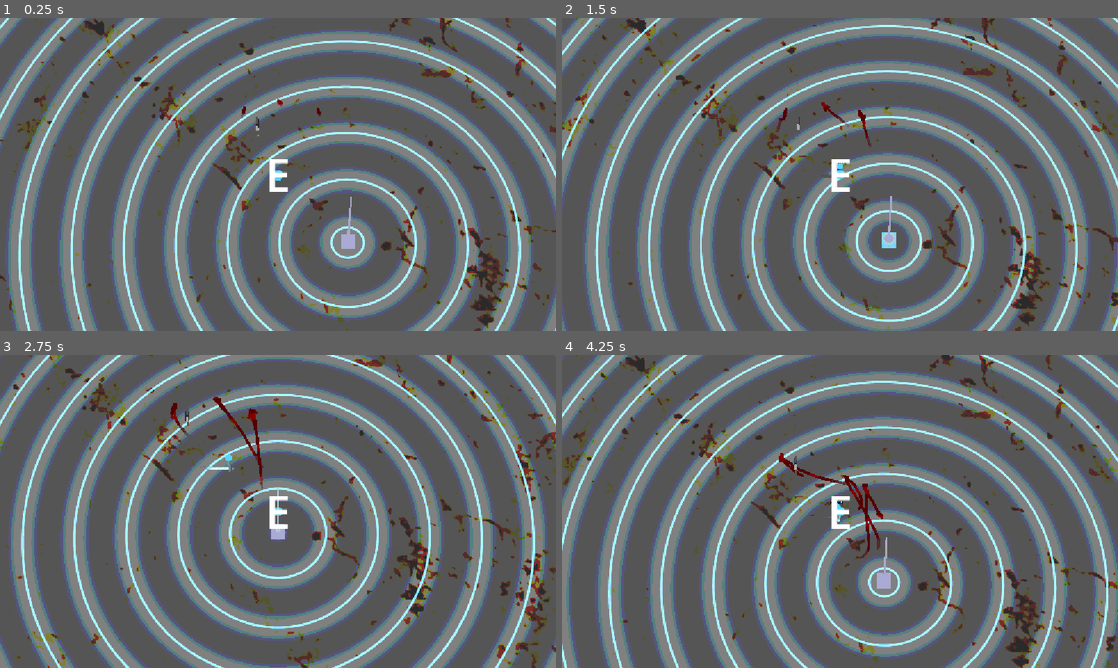
Above: before the commit, frames 1-4 (two rows, left to right).
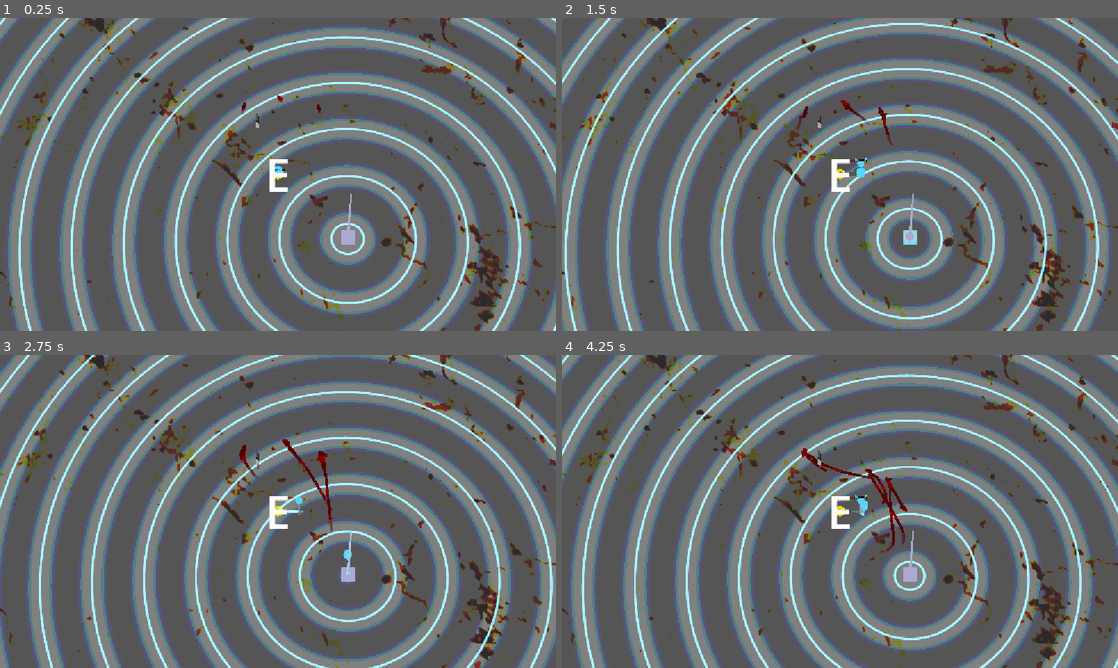
Above: after the commit, the same moments.

Repository: benpm/ldjam59
Game: Godot game, scene res://level.tscn
The game is run twice, just before and just after one commit, with the same random seed, the same clock (stepped at 60 frames per second) and the same inputs. The engine's default icon, where the game draws it, is replaced by a stand-in: a white triangle on a blue panel in a dark square.
Inputs:
- Up to frame 1 (0.25 s): no input
- Up to frame 2 (1.5 s): hold D (move_right) 0.53-1.28 s; hold E (grab) 0.53-1.28 s; tap Space (jump) at 0.77 s; hold S (move_back) from 1.28 s (still down); tap E (grab) at 1.35 s
- Up to frame 3 (2.75 s): tap Space (jump) at 1.52 s; release S (move_back) at 2.03 s; hold D (move_right) from 2.03 s (still down); hold E (grab) from 2.03 s (still down)
- Up to frame 4 (4.25 s): release D (move_right) at 2.78 s; release E (grab) at 2.78 s; hold W (move_forward) 2.78-3.53 s; tap E (grab) at 2.85 s; tap Space (jump) at 3.02, 3.77 s; hold A (move_left) from 3.53 s (still down); hold E (grab) from 3.53 s (still down)

The runs differ from the first frame. In frame 1, 37% of the frame differs, in the area x 0-100%, y 0-100%; in frame 2, 79%; in frame 3, 78%; in frame 4, 84%.
Error after the commit: Invalid assignment of property or key 'camera_right' with value of type 'Vector3' on a base object of type 'CharacterBody3D (Player)'. (res://level.gd:76)

Commit message:
Replace smooth orbit camera with discrete paging camera system
Camera stays fixed until player approaches the frustum edge, then snaps to
a new page with a cubic ease-in-out tween. Page size is computed from FOV
and camera distance. Also fixes missing camera_right/camera_forward assignment
to player.

Co-Authored-By: Claude Sonnet 4.6 <noreply@anthropic.com>

Diff:
--- a/level.gd
+++ b/level.gd
@@ -1,65 +1,80 @@
 extends Node3D
 
-@export var orbit_radius: float = 1000.0
-@export var camera_smoothing: float = 6.0
+@export var transition_time: float = 0.45
+@export var edge_threshold: float = 0.38
 
 @onready var camera: Camera3D = %camera
 @onready var player: Player = %Player
 
 const EnemyCableScene := preload("res://enemy_cable.tscn")
 
-var orbit_center: Vector3
-var camera_height: float
-var _cam_angle: float = 0.0
+var _cam_focus: Vector3 = Vector3.ZERO
+var _cam_offset: Vector3
+var _page_size: Vector2
+var _look_target: Vector3
+var _tween: Tween
+var _focus_marker: MeshInstance3D
 
 func _ready() -> void:
 	player.died.connect(_on_player_died)
 	for child in $enemies_root.get_children():
 		if child is EnemyCable:
 			child.player = player
-	_compute_orbit()
-	_init_camera_angle()
+	_init_camera()
 	_build_visualization()
 
-func _compute_orbit() -> void:
-	camera_height = camera.global_position.y
-	var cam_flat := Vector2(camera.global_position.x, camera.global_position.z)
-	var player_flat := Vector2(player.global_position.x, player.global_position.z)
-	var to_player := player_flat - cam_flat
-	var dir := to_player.normalized() if to_player.length_squared() > 0.0 else Vector2(0.0, -1.0)
-	var oc := cam_flat + dir * orbit_radius
-	orbit_center = Vector3(oc.x, 0.0, oc.y)
+func _init_camera() -> void:
+	_cam_focus = Vector3(player.global_position.x, 0.0, player.global_position.z)
+	_cam_offset = camera.global_position - _cam_focus
+	_look_target = _cam_focus
 
-func _init_camera_angle() -> void:
-	var flat := Vector2(
-		player.global_position.x - orbit_center.x,
-		player.global_position.z - orbit_center.z
-	)
-	_cam_angle = flat.angle()
+	var dist := _cam_offset.length()
+	var half_fov := deg_to_rad(camera.fov * 0.5)
+	var half_extent := dist * tan(half_fov)
+	var vp := get_viewport().get_visible_rect().size
+	var aspect := vp.x / vp.y if vp.y > 0.0 else 1.778
+	_page_size = Vector2(half_extent * aspect * 2.0, half_extent * 2.0)
 
-func _process(delta: float) -> void:
-	var flat := Vector2(
-		player.global_position.x - orbit_center.x,
-		player.global_position.z - orbit_center.z
-	)
-	var target_angle := flat.angle()
-	_cam_angle = lerp_angle(_cam_angle, target_angle, delta * camera_smoothing)
+func _process(_delta: float) -> void:
+	camera.look_at(_look_target, Vector3.UP)
+	_update_player_dirs()
 
-	camera.global_position = Vector3(
-		orbit_center.x + cos(_cam_angle) * orbit_radius,
-		camera_height,
-		orbit_center.z + sin(_cam_angle) * orbit_radius
-	)
-	camera.look_at(player.global_position, Vector3.UP)
+	if _tween and _tween.is_running():
+		return
 
-	# Camera basis after look_at — flatten to horizontal plane
+	var dx := player.global_position.x - _cam_focus.x
+	var dz := player.global_position.z - _cam_focus.z
+	var page_dx := 0.0
+	var page_dz := 0.0
+	if abs(dx) > _page_size.x * 0.5 * (1.0 - edge_threshold):
+		page_dx = sign(dx) * _page_size.x
+	if abs(dz) > _page_size.y * 0.5 * (1.0 - edge_threshold):
+		page_dz = sign(dz) * _page_size.y
+
+	if page_dx != 0.0 or page_dz != 0.0:
+		_page(Vector3(page_dx, 0.0, page_dz))
+
+func _page(offset: Vector3) -> void:
+	var new_focus := _cam_focus + offset
+	_cam_focus = new_focus
+
+	if _tween:
+		_tween.kill()
+	_tween = create_tween()
+	_tween.set_ease(Tween.EASE_IN_OUT)
+	_tween.set_trans(Tween.TRANS_CUBIC)
+	_tween.tween_property(camera, "global_position", new_focus + _cam_offset, transition_time)
+	_tween.parallel().tween_property(self, "_look_target", new_focus, transition_time)
+
+func _update_player_dirs() -> void:
 	var cam_right := camera.global_basis.x
 	cam_right.y = 0.0
 	cam_right = cam_right.normalized()
 	var cam_fwd := -camera.global_basis.z
 	cam_fwd.y = 0.0
 	cam_fwd = cam_fwd.normalized()
-
+	player.camera_right = cam_right
+	player.camera_forward = cam_fwd
 
 func _build_visualization() -> void:
 	var unshaded := StandardMaterial3D.new()
@@ -67,27 +82,14 @@
 	unshaded.albedo_color = Color(1.0, 0.9, 0.0, 0.8)
 	unshaded.transparency = BaseMaterial3D.TRANSPARENCY_ALPHA
 
-	# Center point marker
-	var center_node := MeshInstance3D.new()
+	_focus_marker = MeshInstance3D.new()
 	var sphere := SphereMesh.new()
 	sphere.radius = 0.4
 	sphere.height = 0.8
-	center_node.mesh = sphere
-	center_node.material_override = unshaded
-	center_node.global_position = orbit_center
-	add_child(center_node)
-
-	# Orbit ring at camera height
-	var ring_node := MeshInstance3D.new()
-	var torus := TorusMesh.new()
-	torus.inner_radius = orbit_radius - 0.15
-	torus.outer_radius = orbit_radius + 0.15
-	torus.rings = 4
-	torus.ring_segments = 6
-	ring_node.mesh = torus
-	ring_node.material_override = unshaded
-	ring_node.global_position = Vector3(orbit_center.x, camera_height, orbit_center.z)
-	add_child(ring_node)
+	_focus_marker.mesh = sphere
+	_focus_marker.material_override = unshaded
+	_focus_marker.global_position = _cam_focus
+	add_child(_focus_marker)
 
 func _on_player_died() -> void:
 	get_tree().reload_current_scene()
